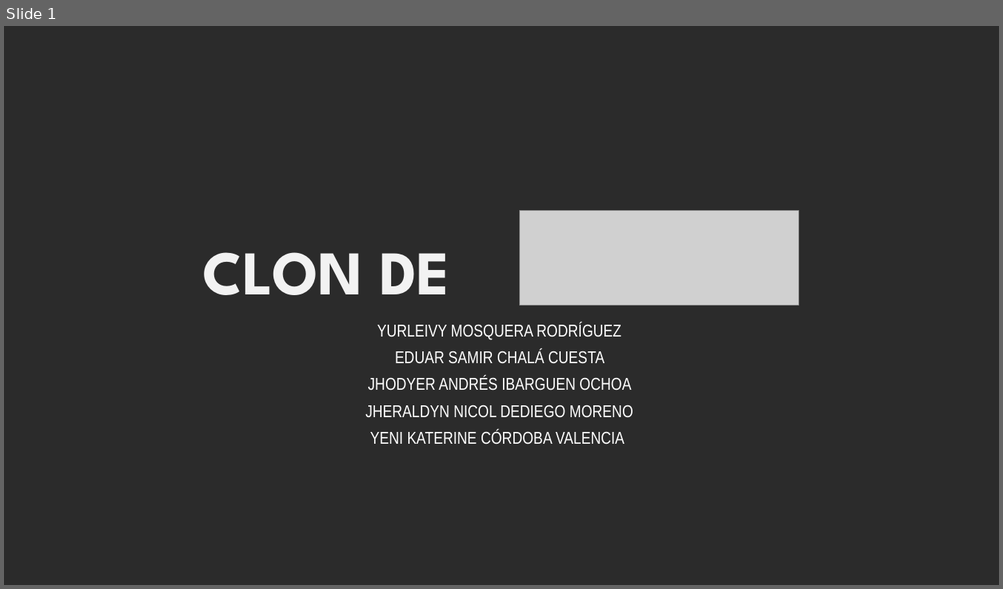
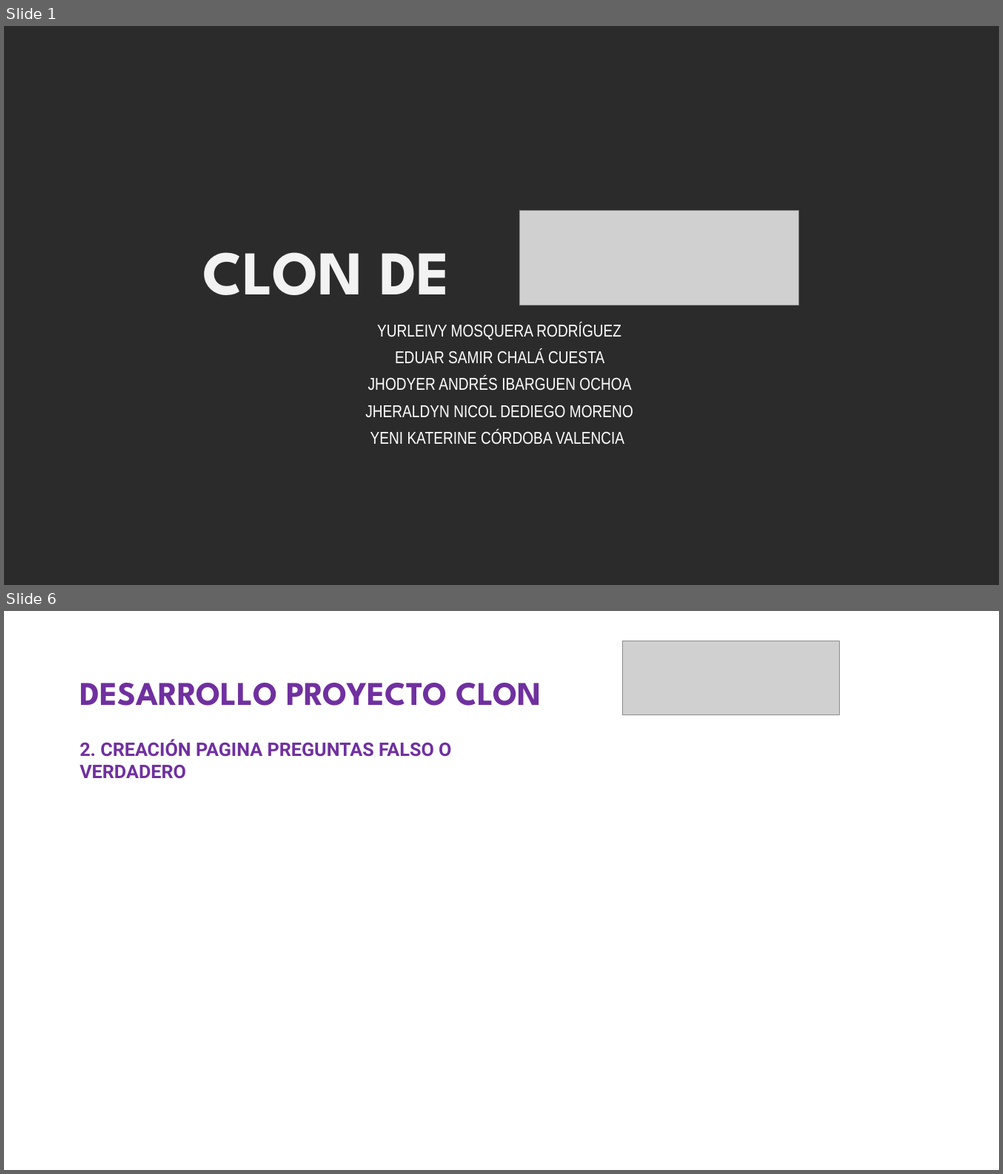
Before and after one commit to eschala/Proyecto_Clonaci-n_Kahoot_2023-2, a slide deck: Kahoot_Files_Beta_ADL/Presentacion CLON KAHOOT.pptx. Shown one above the other, each under a label of ours: slide 1 before the commit, slides 1 and 6 after it; the slides between them are not shown. The pictures are 1003x589 and 1003x1174 pixels, drawn with LibreOffice and Linux fonts; fonts in the diff are those of the drawing; grey boxes stand for pictures; background and template pictures are left out; a plain dark background stands for a picture behind light text. Boxes give left, top, right and bottom in pixels: in the first picture for what was removed or moved away, otherwise in the second. Text is boxed around its words. In the diff, an @@ line names an element or a change of style, - is before the commit and + after.

```diff
--- a/Kahoot_Files_Beta_ADL/Presentacion CLON KAHOOT.pptx
+++ b/Kahoot_Files_Beta_ADL/Presentacion CLON KAHOOT.pptx
@@ slide 6 added at (4, 611, 999, 1170), background #FFFFFF @@
@@ picture added at (623, 641, 839, 715) @@
@@ title added at (79, 683, 541, 706), 32 pt, text #7030A0, bold @@
+DESARROLLO PROYECTO CLON
@@ text added at (79, 739, 451, 779), 18 pt, text #7030A0, bold @@
+2. CREACIÓN PAGINA PREGUNTAS FALSO O VERDADERO
```
Also in this commit, not shown: 1 slide changed, 2 other slides added, 1 slide removed.
